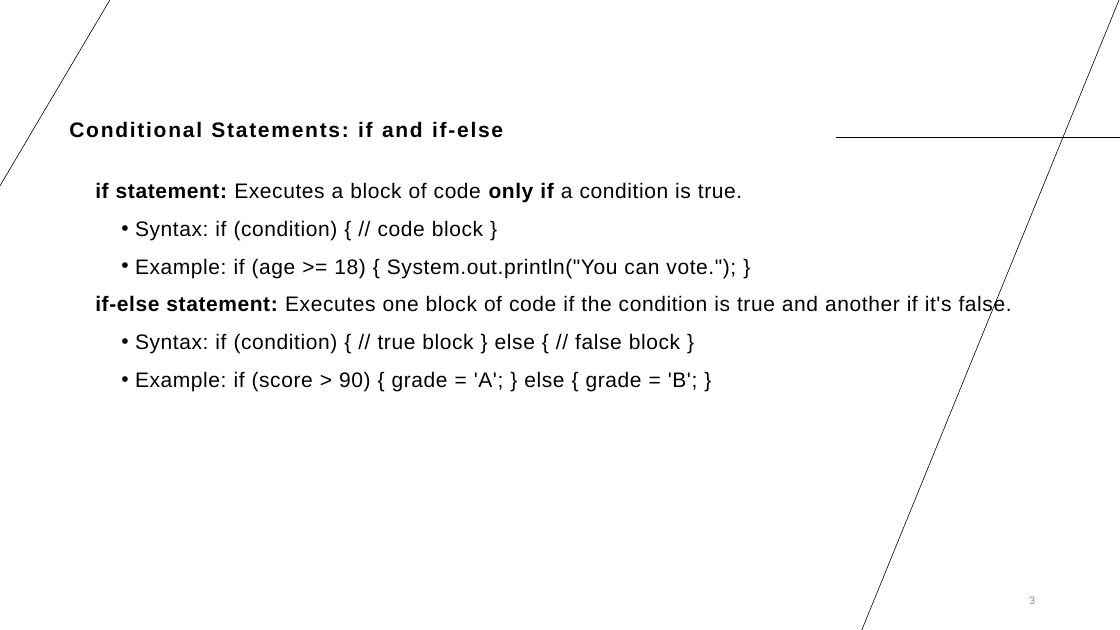
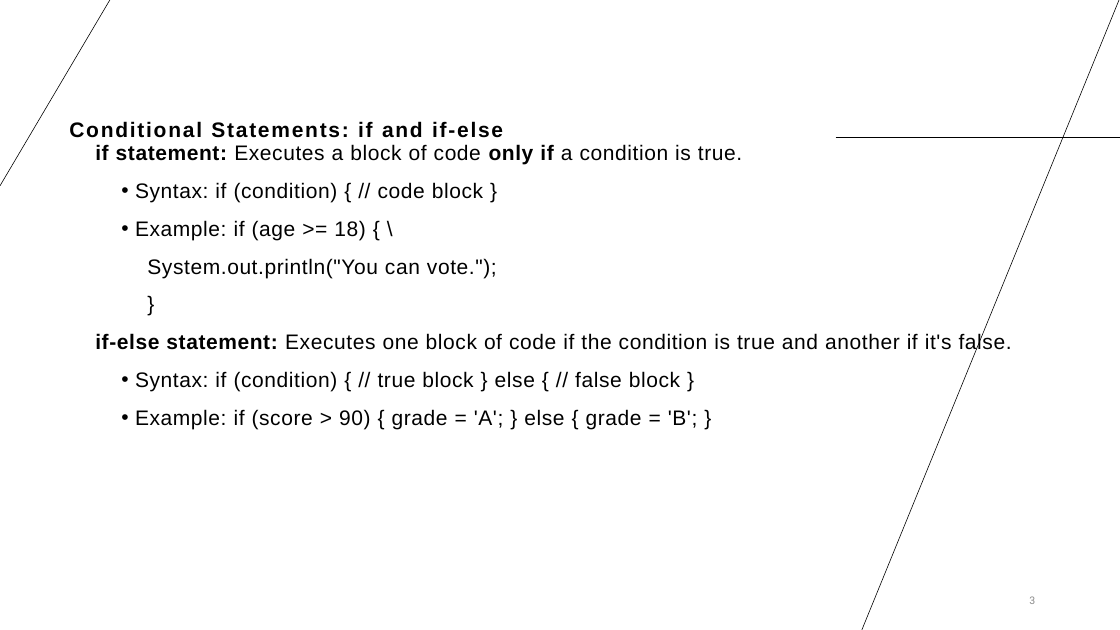
Before and after one commit to sanjiv-16/SPOTKNACK-03BACKE25, a slide deck: slide 3 of S03/03backe25 session 03.pptx. Drawn at 1120x630 pixels with LibreOffice and Linux fonts; fonts in the diff are those of the drawing. Boxes give left, top, right and bottom in pixels: in the first picture for what was removed or moved away, otherwise in the second. Text is boxed around its words. In the diff, an @@ line names an element or a change of style, - is before the commit and + after.

```diff
--- a/S03/03backe25 session 03.pptx
+++ b/S03/03backe25 session 03.pptx
@@ text "if statement: Executes a block ...": place and size @@
-text "if statement: Executes a block ..." at [95,182,1012,391]
+text "if statement: Executes a block ..." at [95,144,1012,429]
@@ text at [135,220,497,278]: text changed @@
-  • Example: if (age >= 18) { System.out.println("You can vote."); }
+  • Example: if (age >= 18) { \
+    System.out.println("You can vote.");
+    }
```
Also in this commit, not shown: 4 other files.
